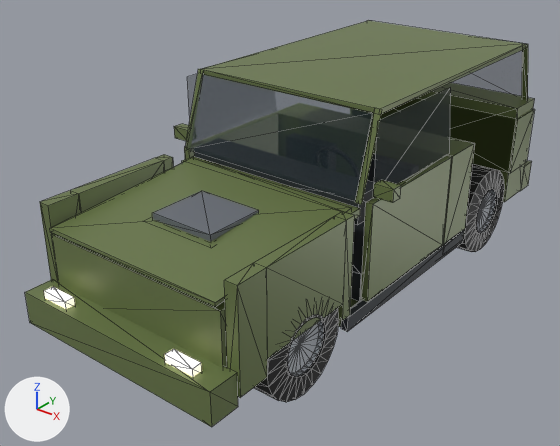
Before and after pictures for a commit that changed the glTF model data/cars/ridgeback_4x4/ridgeback_4x4.glb.
One viewpoint serves both versions: a 50 mm camera at (3.52, -4.99, 3.46) aimed at (-0.19, -0.34, 0.58). The axes (+X, +Y, +Z) are drawn at lower left. The lights are the same throughout. The picture after the commit comes second. Mesh edges are drawn as thin lines. Where no turn or scale is listed for an object, it has been applied to the vertices. Vertices at exactly the same position are counted once.

Objects in the first picture: 'body_shell', 'engine_block', 'glass_side_left', 'glass_windscreen', 'panel_bonnet', 'panel_bumper_front', 'panel_door_left', 'panel_fender_FL', 'panel_fender_FR', 'panel_skirt_left', 'wheel_FL', 'wheel_RL' and 10 more.
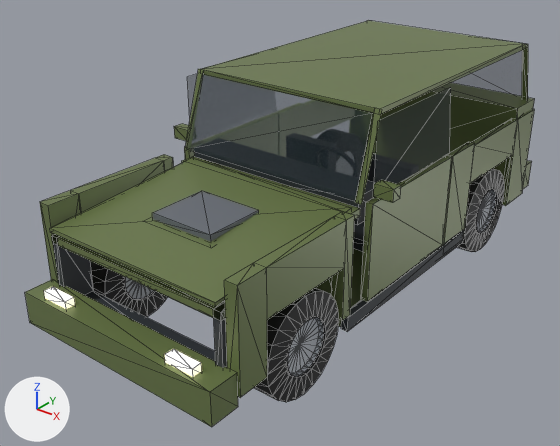
Location of each change, (x1, y1, x2, y2) in pixels of the pictures (560 x 446 px; the box of a moved part takes in the faces that stretch with it):
part 1 of me_panel_fender_fl, moved or reshaped
    before: (266, 221, 346, 359)
    after: (266, 221, 346, 320)
part 2 of me_body_shell, deleted
    before: (351, 221, 365, 301)
part 3 of me_body_shell, built on
    before: (380, 98, 534, 173)
    after: (443, 109, 534, 244)
part 4 of me_body_shell, cut back
    both: (52, 234, 227, 368)
'wheel_FR', unchanged, uncovered by the edit
    after: (90, 261, 167, 317)

What the commit changed:
me_panel_fender_fl has 20 vertices, 36 faces and spans x -0.02..0.08, y -0.585..0.621, z -0.8..0.0.
me_panel_fender_fl is used by ob_panel_fender_fl; location (0.85, -1.55, 1.2).
Before the commit, vertices of me_panel_fender_fl: 8 (0.08, 0.521, -0.659) at pixel (342, 304), 10 (0.08, -0.321, -0.659) at pixel (267, 359), 11 (-0.02, -0.321, -0.659), 13 (-0.02, 0.521, -0.659).
Part 1, on me_panel_fender_fl:
Vertices 8, 10, 11, 13 of me_panel_fender_fl move by (0.0, 0.0, 0.291).
me_body_shell is used by ob_body_shell; location (0.0, 0.0, 0.0).
me_body_shell had 80 vertices, 104 faces and spanned x -0.93..0.93, y -2.15..2.19, z 0.28..1.84.
me_body_shell now has 126 vertices, 188 faces and spans x -0.93..0.93, y -2.15..2.19, z 0.28..1.84.
me_body_shell part 2: the loose piece of 8 vertices spanning x -0.83..0.83, y -0.65..0.45, z 0.34..0.58 is deleted.
me_body_shell part 3: 1 vertex moved from x -0.93, y 1.79, z 0.64 to x -0.93, y 1.79, z 0.83; 3 vertices removed from x -0.93..0.93, y 1.79..2.18, z 0.64; 31 vertices added at x -0.93..0.93, y 0.5..2.18, z 0.3..1.2.
me_body_shell part 4: 4 vertices removed from x -0.81..0.81, y -2.15..-1.9, z 0.99; 22 vertices added at x -0.81..0.81, y -2.15..-1.9, z 0.43..0.98.
Other edits to the shape of me_body_shell do not show in these pictures.
